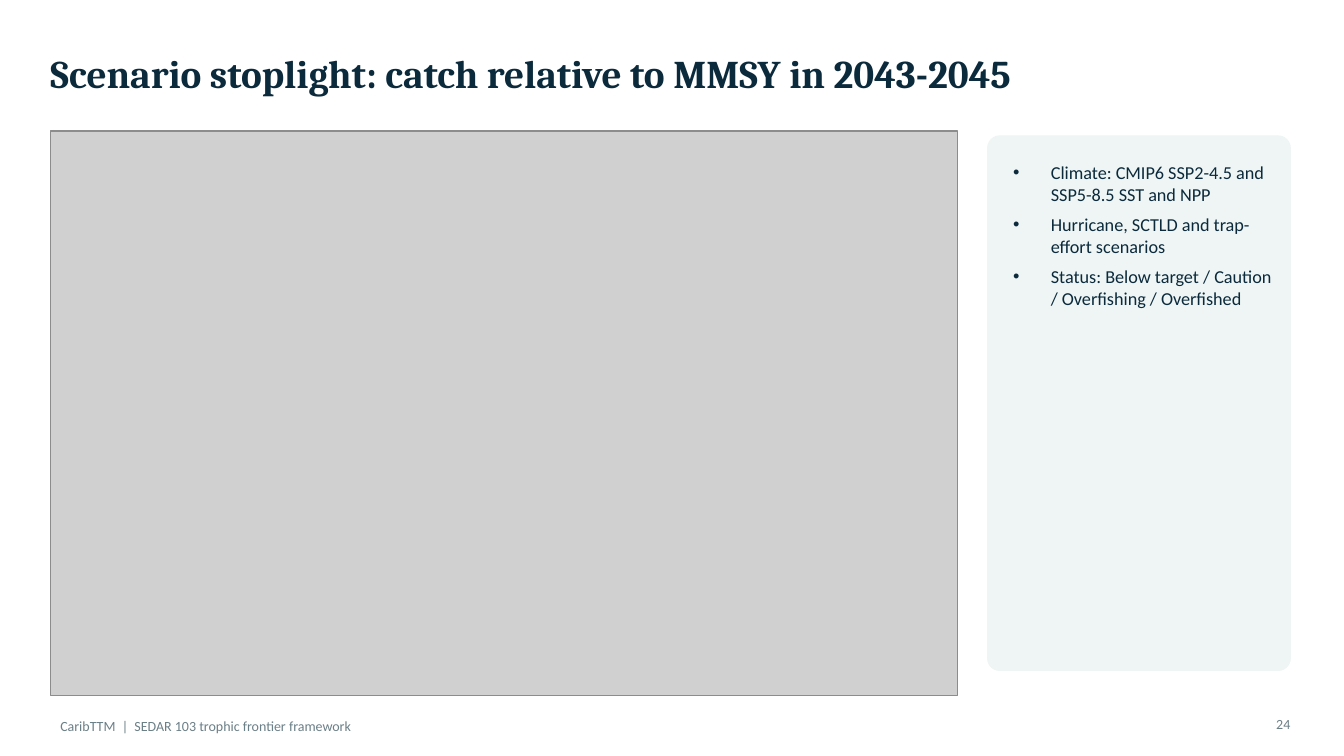
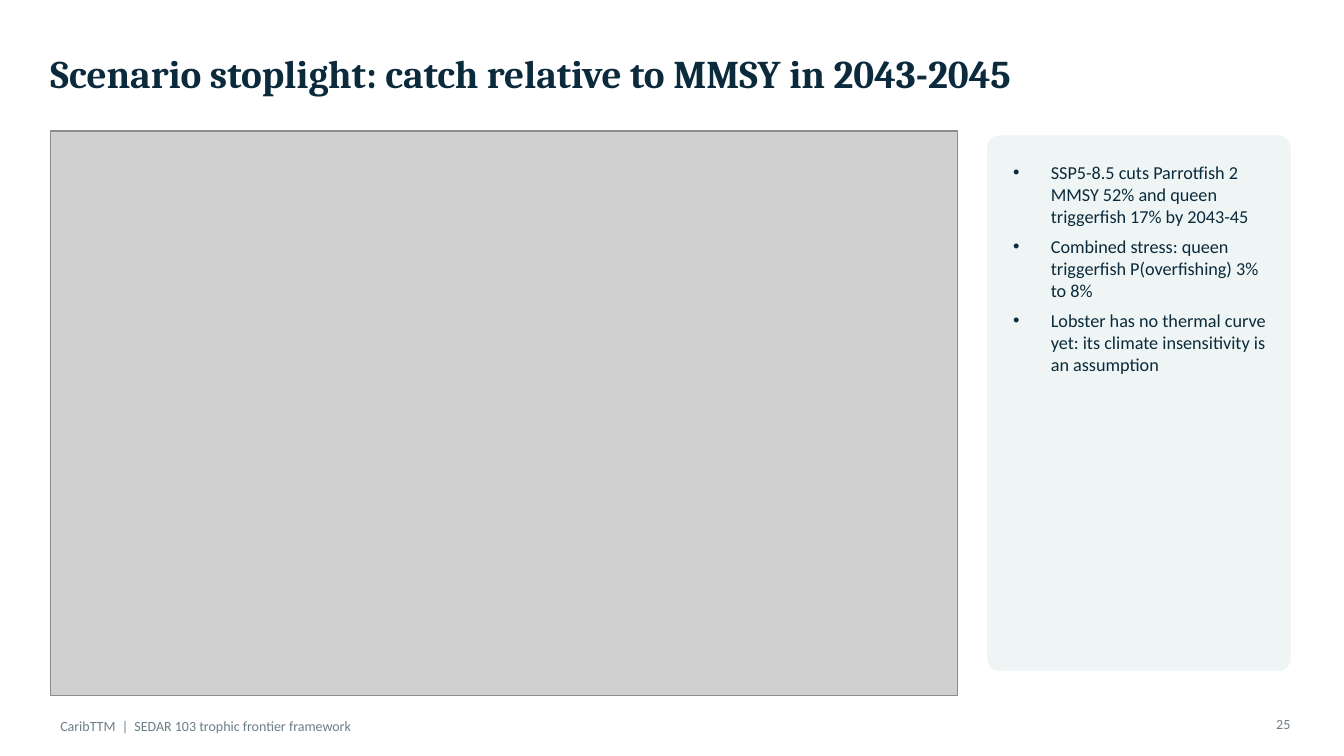
Before and after one commit to mattwoodstock/CaribTrophicTransfer, a slide deck: slide 25 of docs/presentation/CaribTTM_StCroix_Trap.pptx (slide 24 before the commit). Drawn at 1344x756 pixels with LibreOffice and Linux fonts; fonts in the diff are those of the drawing; grey boxes stand for pictures. Boxes give left, top, right and bottom in pixels: in the first picture for what was removed or moved away, otherwise in the second. Text is boxed around its words. In the diff, an @@ line names an element or a change of style, - is before the commit and + after.

```diff
--- a/docs/presentation/CaribTTM_StCroix_Trap.pptx
+++ b/docs/presentation/CaribTTM_StCroix_Trap.pptx
@@ text at (1051,166,1266,374): text changed @@
-• Climate: CMIP6 SSP2-4.5 and SSP5-8.5 SST and NPP
-• Hurricane, SCTLD and trap-effort scenarios
-• Status: Below target / Caution / Overfishing / Overfished
+• SSP5-8.5 cuts Parrotfish 2 MMSY 52% and queen triggerfish 17% by 2043-45
+• Combined stress: queen triggerfish P(overfishing) 3% to 8%
+• Lobster has no thermal curve yet: its climate insensitivity is an assumption
@@ page number at (1276,720,1290,729): text changed @@
-24
+25
```
Also in this commit, not shown: 11 other slides changed, 6 slides added, 1 other file.
